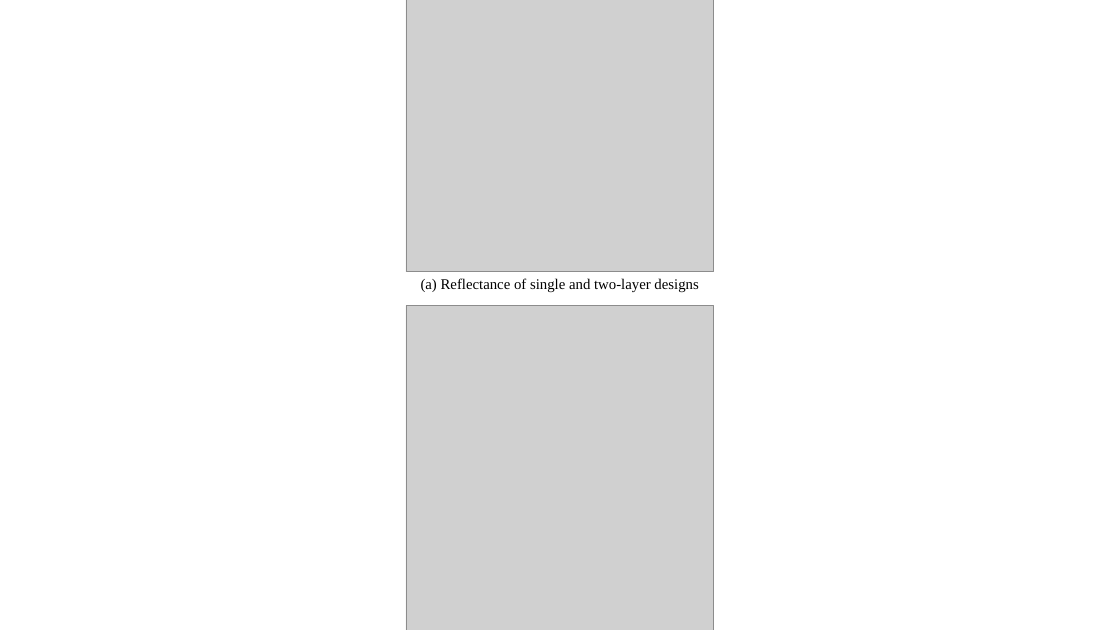
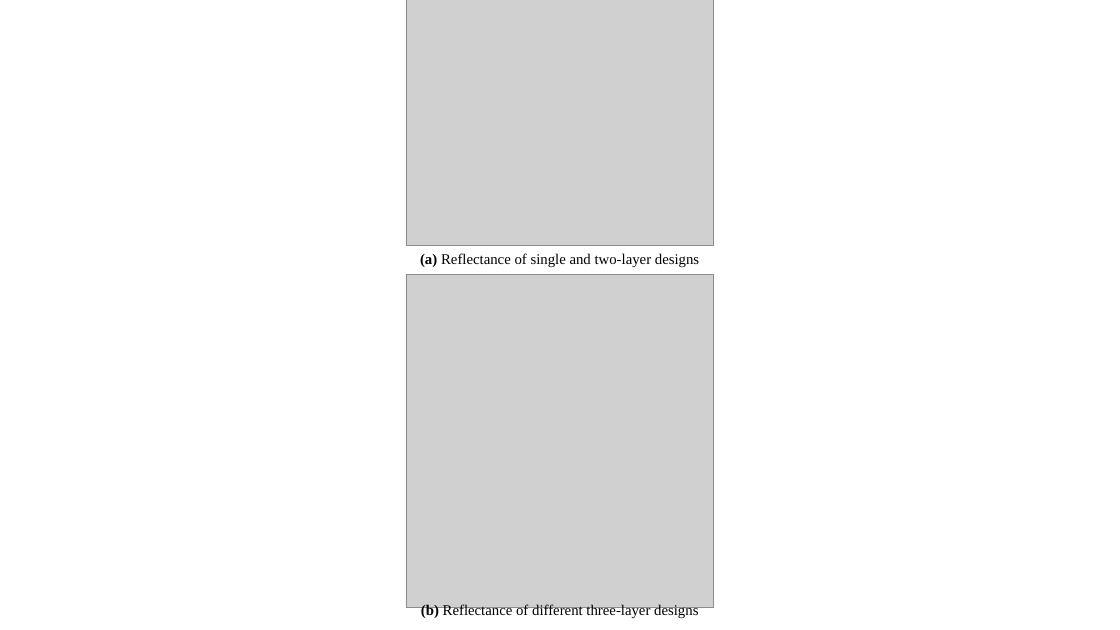
Before and after one commit to Chettanat-Pa/AsymReca_SbSe, a slide deck: slide 4 of figs/figures (IEEE).pptx. Drawn at 1120x630 pixels with LibreOffice and Linux fonts; fonts in the diff are those of the drawing; grey boxes stand for pictures. Boxes give left, top, right and bottom in pixels: in the first picture for what was removed or moved away, otherwise in the second. Text is boxed around its words. In the diff, an @@ line names an element or a change of style, - is before the commit and + after.

```diff
--- a/figs/figures (IEEE).pptx
+++ b/figs/figures (IEEE).pptx
@@ picture: place and size @@
-picture at (406, 0, 714, 272)
+picture at (406, 0, 714, 245)
@@ text "(a) Reflectance of single and ...": place and size @@
-text "(a) Reflectance of single and ..." at (421, 278, 698, 292)
+text "(a) Reflectance of single and ..." at (420, 253, 699, 267)
@@ text "(a) Reflectance of single and ..." at (420, 253, 699, 267): bold on in "(a)" @@
@@ picture: place and size @@
-picture at (406, 306, 714, 630)
+picture at (406, 275, 714, 608)
@@ text "(b) Reflectance of different three-layer ...": place and size @@
-text "(b) Reflectance of different three-layer ..." at (406, 628, 714, 630)
+text "(b) Reflectance of different three-layer ..." at (421, 604, 698, 619)
@@ text "(b) Reflectance of different three-layer ..." at (421, 604, 698, 619): bold on in "(b)" @@
```
Also in this commit, not shown: 4 other slides changed, 10 other files.
